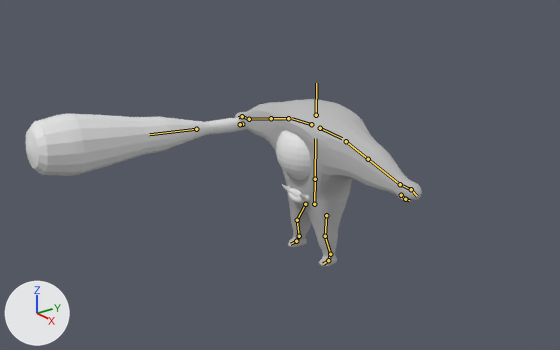
One commit to the Blender file First3D/Assets/model/bigeyewithAUTOWeight.blend: the scene before it, then after it.
Camera for both pictures: a 50 mm lens placed at (10.29, -8.23, 6.75), pointed at (0.41, -1.09, 1.98). The axes (+X, +Y, +Z) are drawn at lower left. The lights are the same throughout. The bones that bend it are drawn over the model as lines.
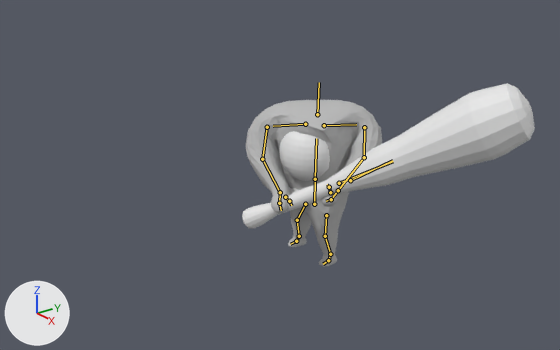
The newer file adds an action. The first version stands in its rest pose; the second is drawn at frame 1 of the action 'LeftAttack'.

Changed parts and their boxes [x1, y1, x2, y2] in the pictures (560 x 350 px):
'Sphere', posed: before [25, 113, 247, 176]; after [242, 83, 535, 229]
'Cube', posed (27% narrower): before [235, 99, 422, 267]; after [246, 100, 382, 267]
bone 'Body Mid', root to tip: before (315, 179) to (315, 138); after (315, 179) to (316, 138)
bone 'Shoulder.L', root to tip: before (320, 128) to (342, 138); after (324, 125) to (356, 124)
bone 'Arm 01.L', root to tip: before (346, 141) to (368, 159); after (364, 127) to (364, 157)
bone 'Arm 02.L', root to tip: before (368, 159) to (400, 184); after (364, 157) to (338, 190)
bone 'Hand.L', root to tip: before (400, 184) to (411, 189); after (338, 190) to (331, 199)
bone 'Finger Top.L', root to tip: before (411, 189) to (417, 196); after (331, 199) to (326, 201)
bone 'Finger Down.L', root to tip: before (401, 195) to (405, 199); after (330, 192) to (329, 187)
bone 'Finger Down.L.001', root to tip: before (405, 199) to (409, 200); after (329, 187) to (327, 184)
bone 'Shoulder.R', root to tip: before (311, 124) to (292, 118); after (305, 124) to (273, 126)
bone 'Arm 01.R', root to tip: before (288, 118) to (271, 118); after (267, 127) to (262, 159)
bone 'Arm 02.R', root to tip: before (271, 118) to (249, 119); after (262, 159) to (280, 192)
bone 'Hand.R', root to tip: before (249, 119) to (242, 116); after (280, 192) to (279, 203)
bone 'Finger Down.R', root to tip: before (242, 124) to (240, 124); after (285, 197) to (289, 201)

The change, as a diff of the scene's bpy script:
```diff
--- a/First3D/Assets/model/bigeyewithAUTOWeight.blend.py
+++ b/First3D/Assets/model/bigeyewithAUTOWeight.blend.py
@@ bone_body_mid @@
 bone_body_mid = bpy.data.objects['Armature'].pose.bones['Body Mid']  # child of 'Body Down'
-bone_body_mid.rotation_quaternion = (1.0, 0.0, 0.0, 0.0)  # degrees (0, 0, 0)
+bone_body_mid.rotation_quaternion = (0.988, -0.016, 0.154, 0.001)  # degrees (-2, 18, 0)
@@ bone_shoulder_l @@
 bone_shoulder_l = bpy.data.objects['Armature'].pose.bones['Shoulder.L']  # child of 'Body Mid'
-bone_shoulder_l.location = (0.0, 0.0, 0.0)
-bone_shoulder_l.rotation_quaternion = (1.0, 0.0, 0.0, 0.0)  # degrees (0, 0, 0)
+bone_shoulder_l.location = (-0.27, -0.12, -0.01)
+bone_shoulder_l.rotation_quaternion = (0.933, 0.034, -0.011, 0.359)  # degrees (3, -3, 42)
@@ bone_arm_01_l @@
 bone_arm_01_l = bpy.data.objects['Armature'].pose.bones['Arm 01.L']  # child of 'Shoulder.L'
-bone_arm_01_l.location = (0.0, 0.0, 0.0)
-bone_arm_01_l.rotation_quaternion = (1.0, 0.0, 0.0, 0.0)  # degrees (0, 0, 0)
+bone_arm_01_l.location = (0.24, 0.04, 0.0)
+bone_arm_01_l.rotation_quaternion = (0.653, -0.292, 0.302, -0.63)  # degrees (-50, 2, -89)
@@ bone_arm_02_l @@
 bone_arm_02_l = bpy.data.objects['Armature'].pose.bones['Arm 02.L']  # child of 'Arm 01.L'
-bone_arm_02_l.rotation_quaternion = (1.0, 0.0, 0.0, 0.0)  # degrees (0, 0, 0)
+bone_arm_02_l.rotation_quaternion = (0.937, 0.031, 0.182, -0.297)  # degrees (-3, 21, -36)
@@ bone_hand_l @@
 bone_hand_l = bpy.data.objects['Armature'].pose.bones['Hand.L']  # child of 'Arm 02.L'
-bone_hand_l.rotation_quaternion = (1.0, 0.0, 0.0, 0.0)  # degrees (0, 0, 0)
+bone_hand_l.rotation_quaternion = (0.551, 0.059, -0.832, 0.023)  # degrees (-4, -113, 11)
@@ bone_finger_top_l @@
 bone_finger_top_l = bpy.data.objects['Armature'].pose.bones['Finger Top.L']  # child of 'Hand.L'
-bone_finger_top_l.rotation_quaternion = (1.0, 0.0, 0.0, 0.0)  # degrees (0, 0, 0)
+bone_finger_top_l.rotation_quaternion = (0.982, -0.009, -0.121, -0.146)  # degrees (1, -14, -17)
@@ bone_finger_down_l @@
 bone_finger_down_l = bpy.data.objects['Armature'].pose.bones['Finger Down.L']  # child of 'Arm 02.L'
-bone_finger_down_l.location = (0.0, 0.0, 0.0)
-bone_finger_down_l.rotation_quaternion = (1.0, 0.0, 0.0, 0.0)  # degrees (0, 0, 0)
+bone_finger_down_l.location = (0.03, -0.12, 0.2)
+bone_finger_down_l.rotation_quaternion = (0.297, 0.007, -0.44, -0.848)  # degrees (51, -14, -148)
@@ bone_finger_down_l_001 @@
 bone_finger_down_l_001 = bpy.data.objects['Armature'].pose.bones['Finger Down.L.001']  # child of 'Finger Down.L'
-bone_finger_down_l_001.rotation_quaternion = (1.0, 0.0, 0.0, 0.0)  # degrees (0, 0, 0)
+bone_finger_down_l_001.rotation_quaternion = (0.989, 0.092, 0.115, -0.009)  # degrees (11, 13, 0)
@@ bone_shoulder_r @@
 bone_shoulder_r = bpy.data.objects['Armature'].pose.bones['Shoulder.R']  # child of 'Body Mid'
-bone_shoulder_r.location = (0.0, 0.0, 0.0)
-bone_shoulder_r.rotation_quaternion = (1.0, 0.0, 0.0, 0.0)  # degrees (0, 0, 0)
+bone_shoulder_r.location = (-0.09, 0.25, 0.01)
+bone_shoulder_r.rotation_quaternion = (0.969, -0.034, -0.018, 0.244)  # degrees (-4, -1, 28)
@@ bone_arm_01_r @@
 bone_arm_01_r = bpy.data.objects['Armature'].pose.bones['Arm 01.R']  # child of 'Shoulder.R'
-bone_arm_01_r.location = (0.0, 0.0, 0.0)
-bone_arm_01_r.rotation_quaternion = (1.0, 0.0, 0.0, 0.0)  # degrees (0, 0, 0)
+bone_arm_01_r.location = (-0.02, 0.0, 0.03)
+bone_arm_01_r.rotation_quaternion = (0.774, -0.4, -0.245, 0.425)  # degrees (-56, -2, 59)
@@ bone_arm_02_r @@
 bone_arm_02_r = bpy.data.objects['Armature'].pose.bones['Arm 02.R']  # child of 'Arm 01.R'
-bone_arm_02_r.rotation_quaternion = (1.0, 0.0, 0.0, 0.0)  # degrees (0, 0, 0)
+bone_arm_02_r.rotation_quaternion = (0.901, 0.104, -0.255, 0.334)  # degrees (1, -32, 40)
@@ bone_hand_r @@
 bone_hand_r = bpy.data.objects['Armature'].pose.bones['Hand.R']  # child of 'Arm 02.R'
-bone_hand_r.rotation_quaternion = (1.0, 0.0, 0.0, 0.0)  # degrees (0, 0, 0)
+bone_hand_r.rotation_quaternion = (0.981, 0.04, 0.079, -0.176)  # degrees (3, 10, -20)
@@ bone_finger_down_r @@
 bone_finger_down_r = bpy.data.objects['Armature'].pose.bones['Finger Down.R']  # child of 'Arm 02.R'
-bone_finger_down_r.location = (0.0, 0.0, 0.0)
-bone_finger_down_r.rotation_quaternion = (1.0, 0.0, 0.0, 0.0)  # degrees (0, 0, 0)
+bone_finger_down_r.location = (0.05, -0.13, 0.05)
+bone_finger_down_r.rotation_quaternion = (0.915, -0.381, 0.11, 0.081)  # degrees (-45, 15, 4)
```
